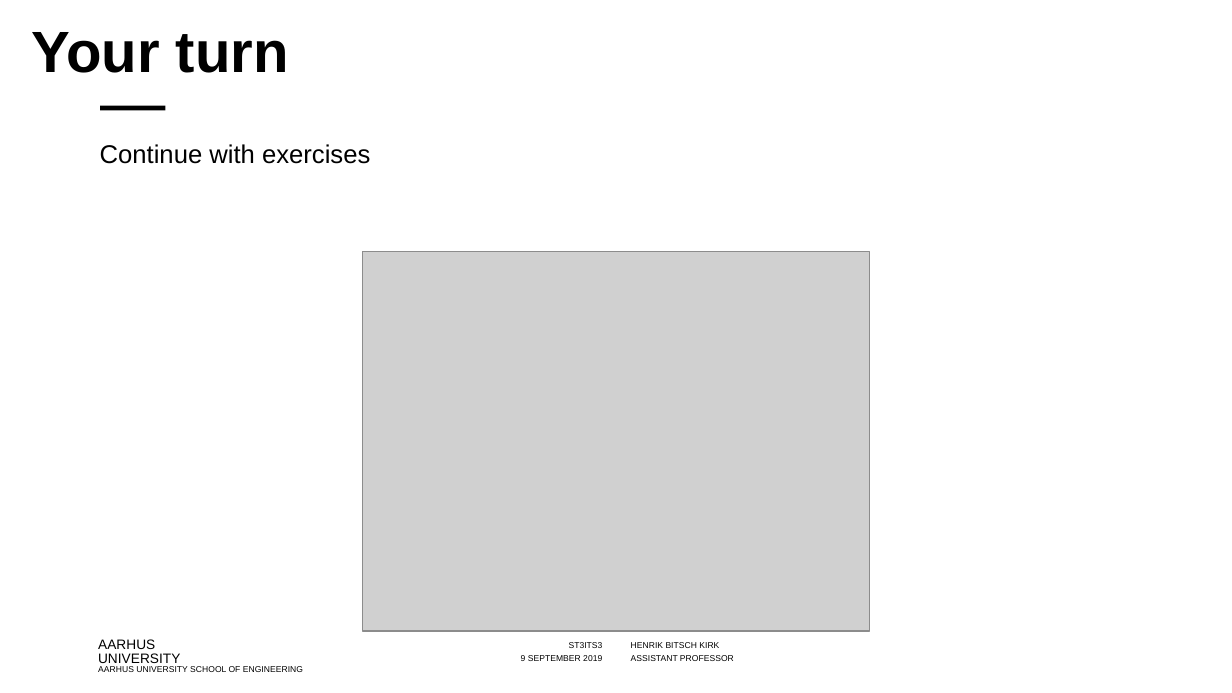
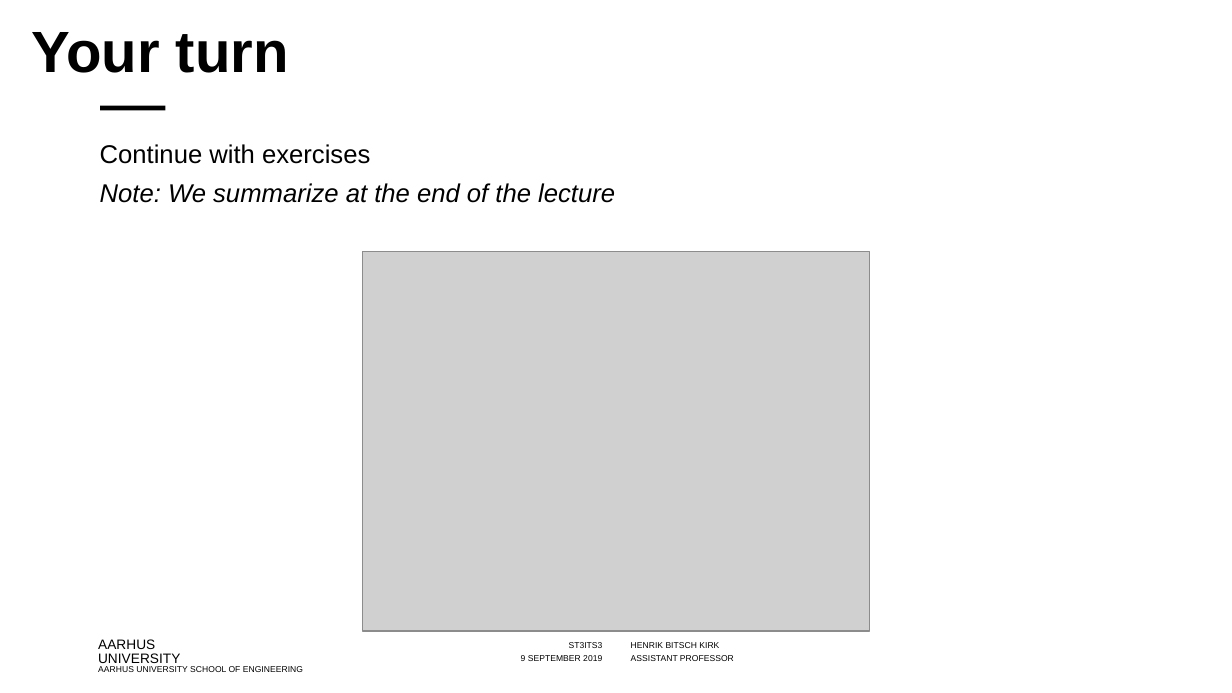
Before and after one commit to codesmurf/st3its3_teaching, a slide deck: slide 29 of 03 Unit Tests/03 Introduction to Unit Tests.pptx (slide 18 before the commit). Drawn at 1232x693 pixels with LibreOffice and Linux fonts; fonts in the diff are those of the drawing; grey boxes stand for pictures; background and template pictures are left out. Boxes give left, top, right and bottom in pixels: in the first picture for what was removed or moved away, otherwise in the second. Text is boxed around its words. In the diff, an @@ line names an element or a change of style, - is before the commit and + after.

```diff
--- a/03 Unit Tests/03 Introduction to Unit Tests.pptx
+++ b/03 Unit Tests/03 Introduction to Unit Tests.pptx
@@ text at (100,183,615,203): paragraph added @@
+Note: We summarize at the end of the lecture
```
Also in this commit, not shown: 11 other slides changed, 16 slides added, 3 slides removed, 42 other files.
